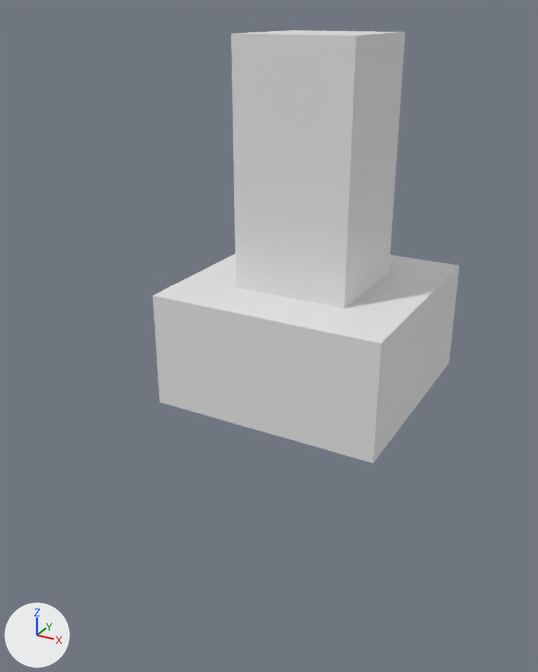
The glTF model public/pillar.glb as it was, and as the next commit left it.
Both versions are drawn from a 50 mm camera at (5.26, -11.21, 5.34) aimed at (-0.63, -0.51, -0.01). Lighting does not change. The marker at lower left points along +X, +Y and +Z. Where no turn or scale is listed for an object, it has been applied to the vertices.

The scene before the commit, as lines of its bpy script (objects in view):
```python
me_cube = bpy.data.meshes.new('Cube')
me_cube.from_pydata(...)  # a box spanning x -1.0..1.0, y -1.0..1.0, z -1.0..1.0
me_cube.materials.append(mat_material)  # white #e7e7e7
me_cube_001 = bpy.data.meshes.new('Cube.001')
me_cube_001.from_pydata(...)  # a box spanning x -1.0..1.0, y -1.0..1.0, z -1.0..1.0
me_cube_001.materials.append(mat_material_001)  # white #e7e7e7
me_cube_002 = bpy.data.meshes.new('Cube.002')
me_cube_002.from_pydata(...)  # a box spanning x -1.0..1.0, y -1.0..1.0, z -1.0..1.0
me_cube_002.materials.append(mat_material_002)  # white #e7e7e7
ob_cube = bpy.data.objects.new('Cube', me_cube)
ob_cube.location = (0.0, 0.0, 0.0)
ob_cube.scale = (2.0, 2.0, 1.0)
ob_cube_001 = bpy.data.objects.new('Cube.001', me_cube_001)
ob_cube_001.location = (0.0, 0.0, 2.0)
ob_cube_002 = bpy.data.objects.new('Cube.002', me_cube_002)
ob_cube_002.location = (0.0, 0.0, 4.0)
```
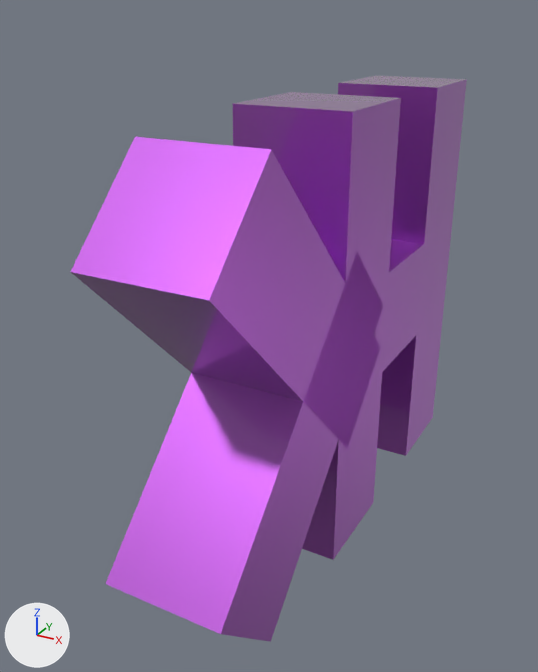
Location of each change, [x1, y1, x2, y2] in pixels of the pictures (538 x 672 px):
'Cube', recoloured, rescaled (45% narrower, 123% taller)
    before: [153, 254, 459, 463]
    after: [232, 92, 401, 560]
'Cube.004', added (purple)
    after: [71, 137, 381, 445]
'Cube.003', added (purple)
    after: [106, 252, 383, 642]
'Cube.001', recoloured, moved, rescaled
    before: [234, 160, 397, 308]
    after: [338, 76, 467, 456]
'Cube.002', recoloured, moved
    before: [231, 30, 405, 182]
    after: [382, 240, 424, 372]

Edits to the bpy script that builds the scene:
```text
Add mat_material_003:
    mat_material_003 = principled_material('Material.003')
    mat_material_003.base_color = (0.399, 0.091, 0.533)  # purple #a955c1
    mat_material_003.metallic = 1.0
    mat_material_003.coat_weight = 1.0
    mat_material_003.coat_roughness = 0.0
Change me_cube:
    where me_cube.from_pydata(...)  # 8 vertices, 12 faces; spans x -1.0..1.0, y -1.0..1.0, z -1.0..1.0
    remove me_cube.materials.append(mat_material)  # white #e7e7e7
    add me_cube.materials.append(mat_material_003)  # purple #a955c1
Change me_cube_001:
    where me_cube_001.from_pydata(...)  # 8 vertices, 12 faces; spans x -1.0..1.0, y -1.0..1.0, z -1.0..1.0
    remove me_cube_001.materials.append(mat_material_001)  # white #e7e7e7
    add me_cube_001.materials.append(mat_material_003)  # purple #a955c1
Change me_cube_002:
    where me_cube_002.from_pydata(...)  # 8 vertices, 12 faces; spans x -1.0..1.0, y -1.0..1.0, z -1.0..1.0
    remove me_cube_002.materials.append(mat_material_002)  # white #e7e7e7
    add me_cube_002.materials.append(mat_material_003)  # purple #a955c1
Add me_cube_004:
    me_cube_004.from_pydata([(1.0, -1.41, 2.83), (1.0, 2.83, -1.41), (1.0, -2.83, 1.41), (1.0, 1.41, -2.83), (-1.0, -1.41, 2.83), (-1.0, 2.83, -1.41), (-1.0, -2.83, 1.41), (-1.0, 1.41, -2.83)], [], [(0, 4, 6), (0, 6, 2), (3, 2, 6), (3, 6, 7), (7, 6, 4), (7, 4, 5), (5, 1, 3), (5, 3, 7), (1, 0, 2), (1, 2, 3), (5, 4, 0), (5, 0, 1)])
    me_cube_004.materials.append(mat_material_003)  # purple #a955c1
Add me_cube_003:
    me_cube_003.from_pydata([(1.0, 2.83, 1.41), (1.0, -1.41, -2.83), (1.0, 1.41, 2.83), (1.0, -2.83, -1.41), (-1.0, 2.83, 1.41), (-1.0, -1.41, -2.83), (-1.0, 1.41, 2.83), (-1.0, -2.83, -1.41)], [], [(0, 4, 6), (0, 6, 2), (3, 2, 6), (3, 6, 7), (7, 6, 4), (7, 4, 5), (5, 1, 3), (5, 3, 7), (1, 0, 2), (1, 2, 3), (5, 4, 0), (5, 0, 1)])
    me_cube_003.materials.append(mat_material_003)  # purple #a955c1
Change ob_cube:
    ob_cube.scale: (2.0, 2.0, 1.0) -> (1.0, 1.0, 4.0)
Change ob_cube_001:
    ob_cube_001.location: (0.0, 0.0, 2.0) -> (0.0, 4.0, 0.0)
    ob_cube_001.scale: (1.0, 1.0, 1.0) -> (1.0, 1.0, 4.0)
Change ob_cube_002:
    ob_cube_002.location: (0.0, 0.0, 4.0) -> (0.0, 2.0, 0.0)
Add ob_cube_004:
    ob_cube_004 = bpy.data.objects.new('Cube.004', me_cube_004)
    ob_cube_004.location = (0.0, -2.0, 1.0)
Add ob_cube_003:
    ob_cube_003 = bpy.data.objects.new('Cube.003', me_cube_003)
    ob_cube_003.location = (0.0, -2.0, -1.0)
```
